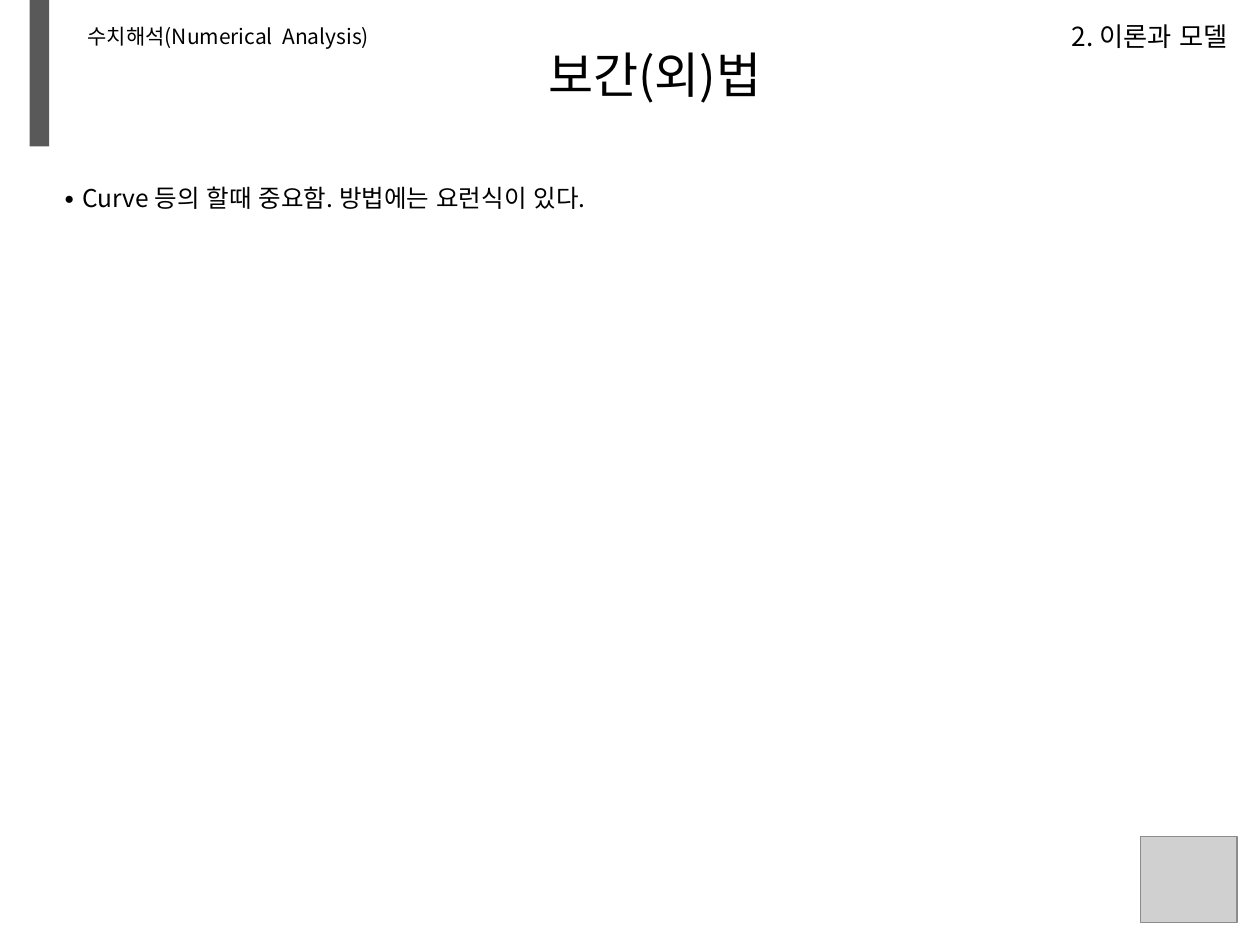
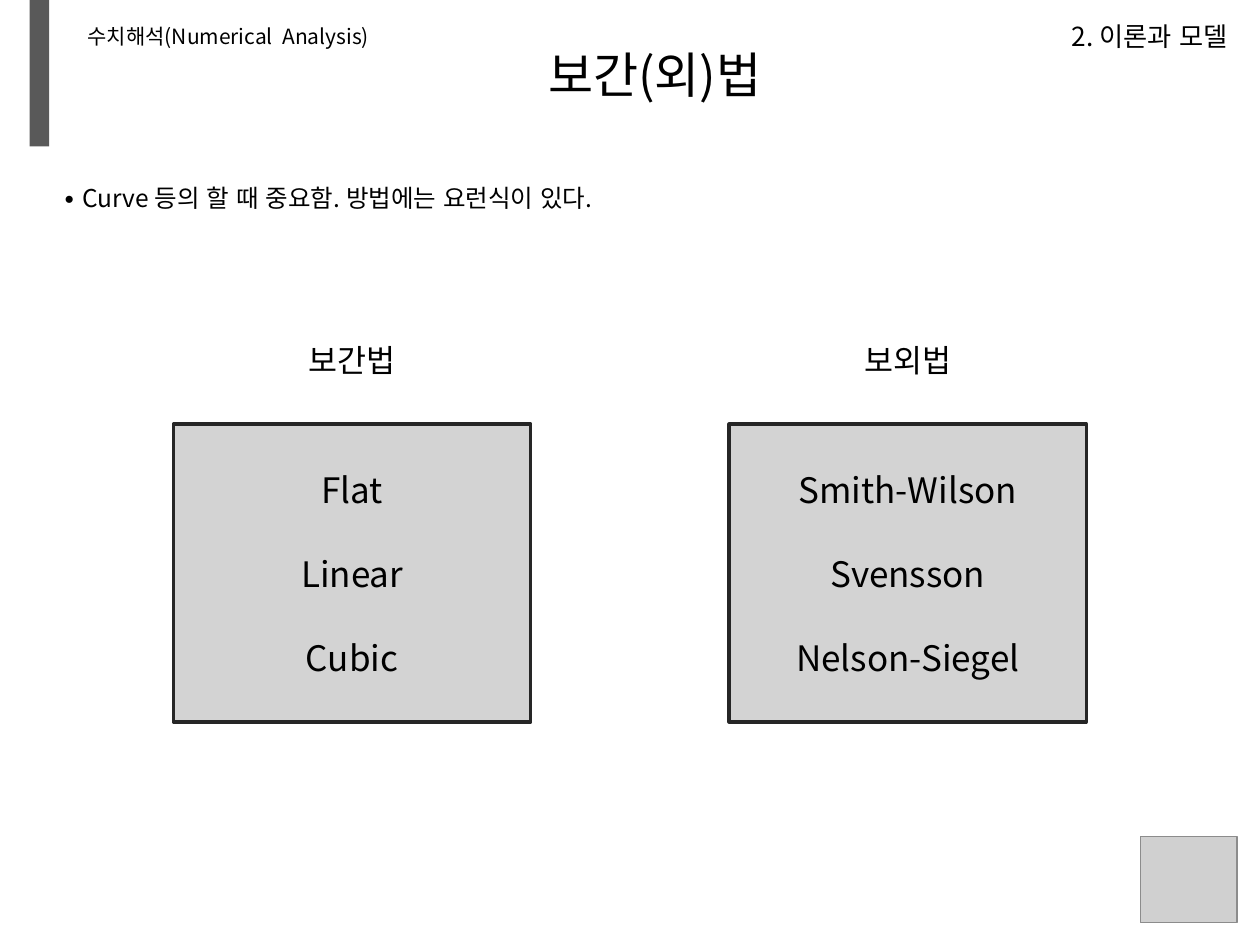
Before and after one commit to minikie/mxdocs, a slide deck: slide 22 of docs/ppt/test.pptm (slide 20 before the commit). Drawn at 1260x945 pixels with LibreOffice and Linux fonts; fonts in the diff are those of the drawing; grey boxes stand for pictures; background and template pictures are left out. Boxes give left, top, right and bottom in pixels: in the first picture for what was removed or moved away, otherwise in the second. Text is boxed around its words. In the diff, an @@ line names an element or a change of style, - is before the commit and + after.

```diff
--- a/docs/ppt/test.pptm
+++ b/docs/ppt/test.pptm
@@ text at [82,186,592,209]: spaces changed @@
-∙ Curve 등의 할때 중요함. 방법에는 요런식이 있다.
+∙ Curve 등의 할 때 중요함. 방법에는 요런식이 있다.
@@ text added at [309,346,396,374], 18 pt, text #000000 @@
+보간법
@@ text added at [864,346,951,375], 18 pt, text #000000 @@
+보외법
@@ rectangle added at [174,425,530,722], fill #262626 at 20% opacity, outline #262626 2 pt, 20 pt, text #000000 @@
+Flat
+Linear
+Cubic
@@ rectangle added at [730,425,1086,722], fill #262626 at 20% opacity, outline #262626 2 pt, 20 pt, text #000000 @@
+Smith-Wilson
+Svensson
+Nelson-Siegel
```
Also in this commit, not shown: 21 other slides changed, 8 slides added, 7 slides removed, 1 other file.
